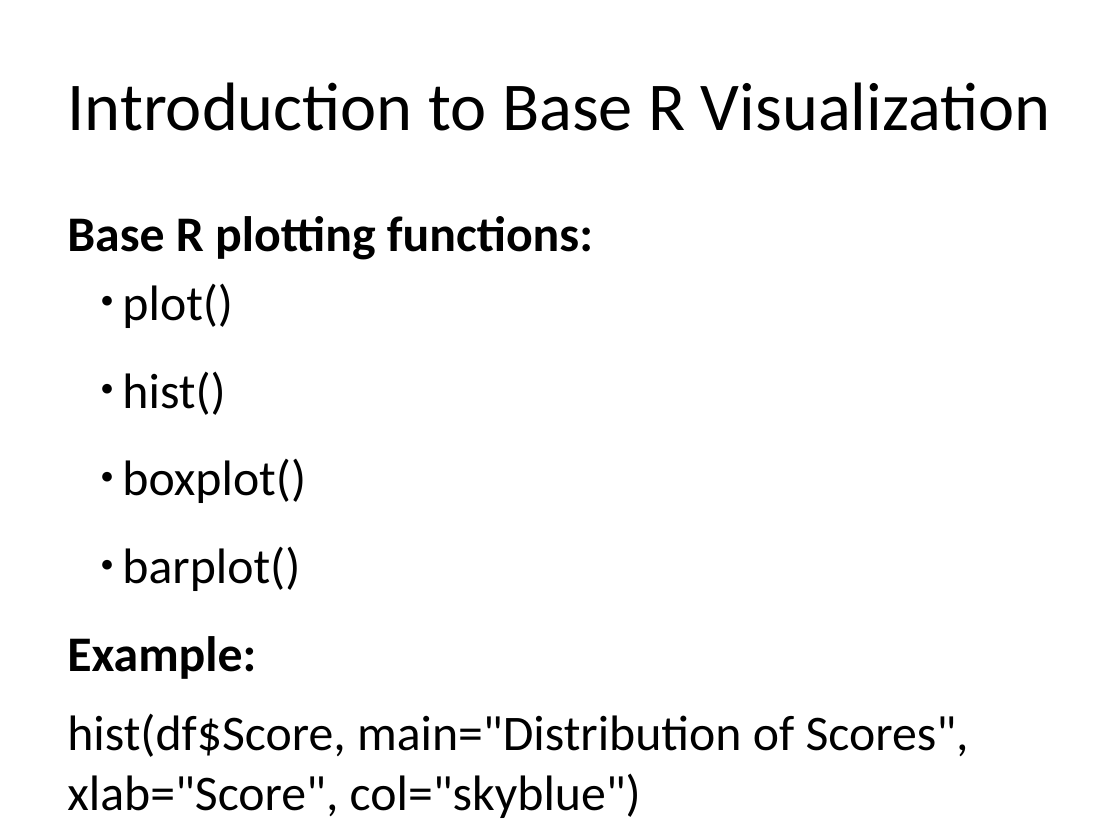
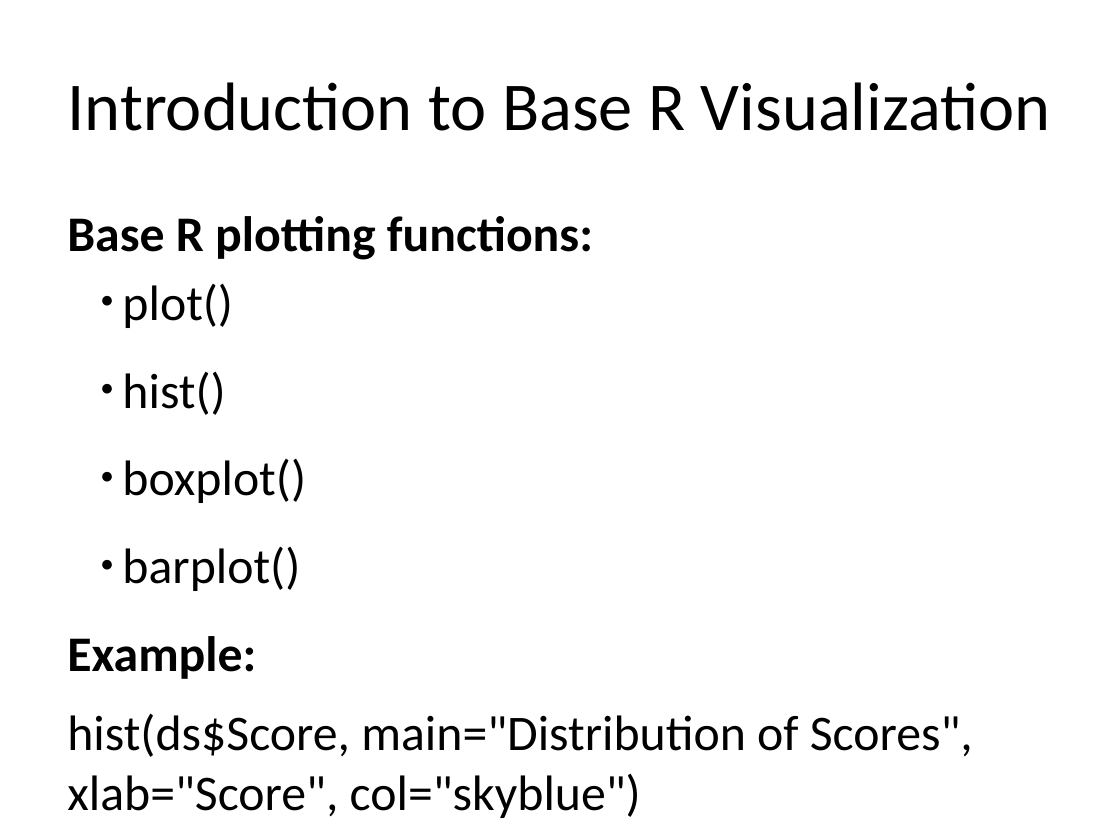
Before and after one commit to lacksinho/r-training-intro-visualization, a slide deck: slide 3 of Visualization_Techniques_with_R.pptx. Drawn at 1120x840 pixels with LibreOffice and Linux fonts; fonts in the diff are those of the drawing. Boxes give left, top, right and bottom in pixels: in the first picture for what was removed or moved away, otherwise in the second. Text is boxed around its words. In the diff, an @@ line names an element or a change of style, - is before the commit and + after.

```diff
--- a/Visualization_Techniques_with_R.pptx
+++ b/Visualization_Techniques_with_R.pptx
@@ text at (67,713,973,818): text changed @@
-hist(df$Score, main="Distribution of Scores", xlab="Score", col="skyblue")
+hist(ds$Score, main="Distribution of Scores", xlab="Score", col="skyblue")
```
Also in this commit, not shown: 7 other slides changed, 1 slide added, 2 slides removed, 2 other files.
